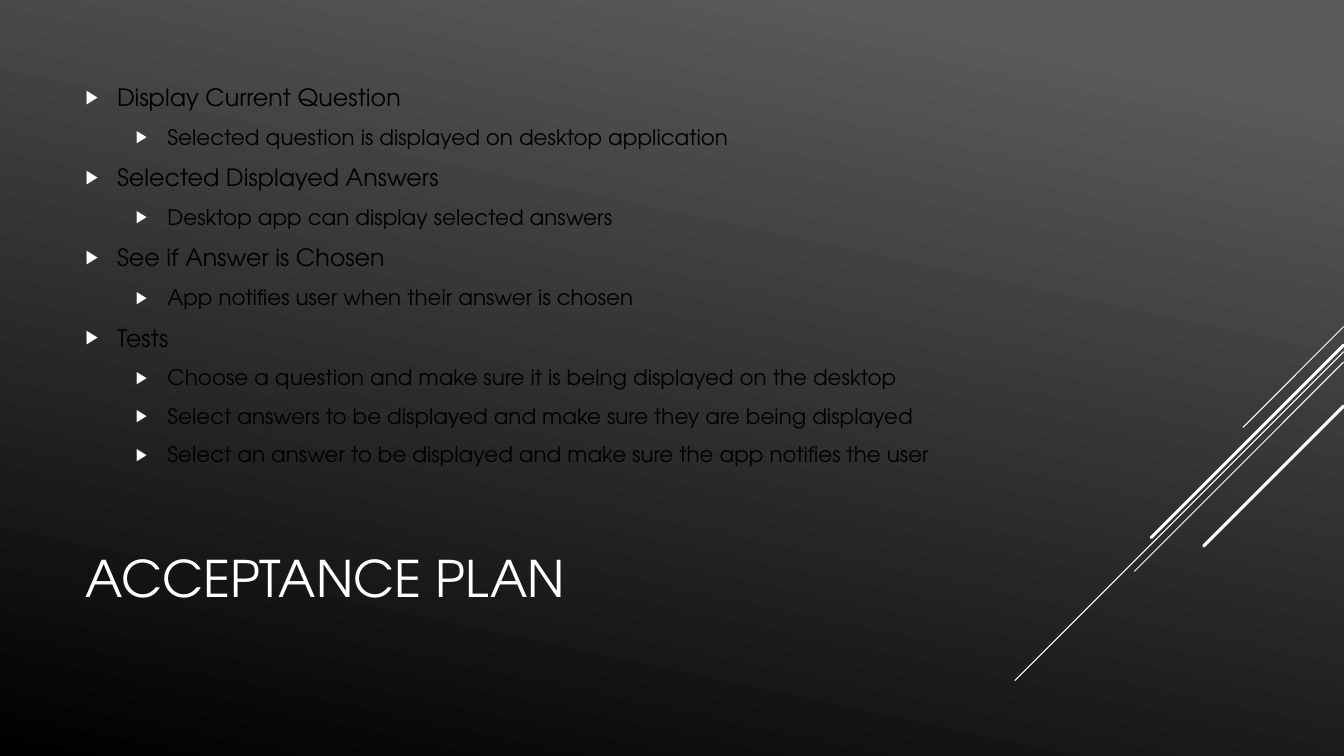
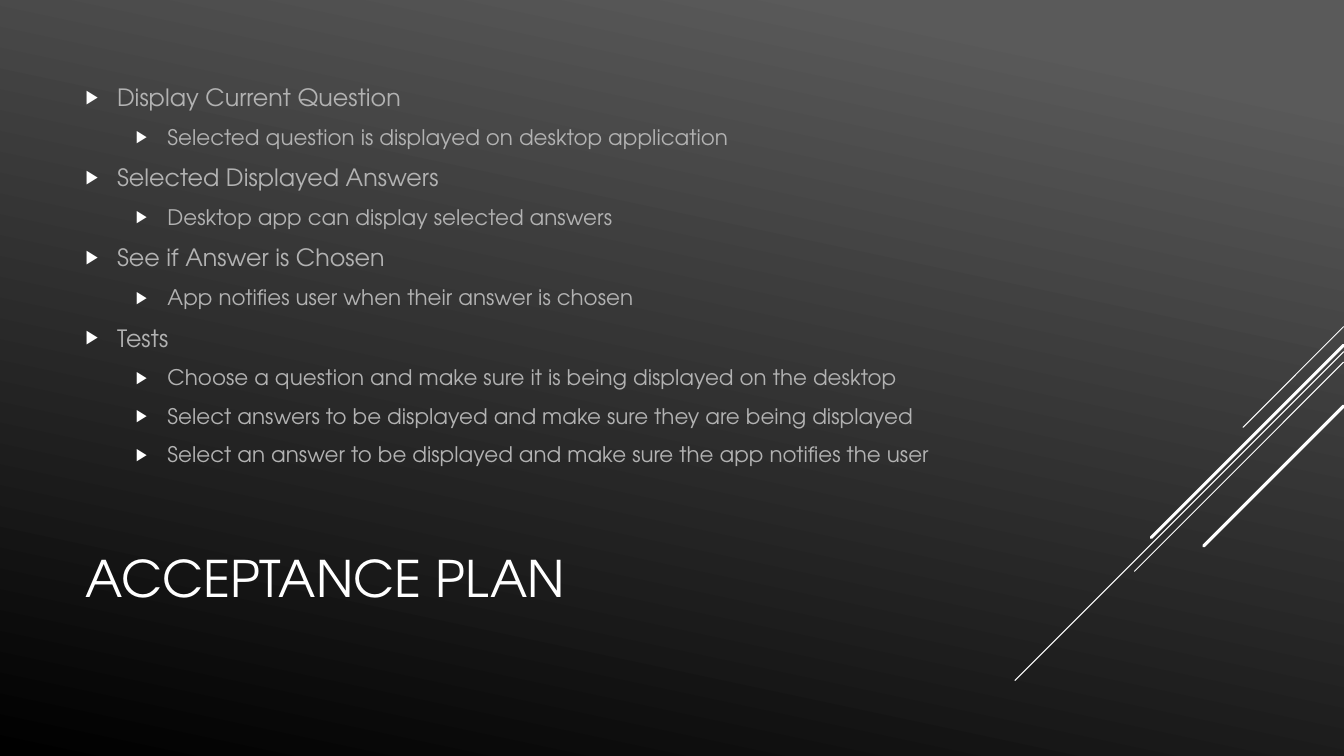
Before and after one commit to DucksDucksDucks/Game_Of_Phones_Design, a slide deck: slide 8 of Presentations/Sprint Two Elaboration.pptx (slide 7 before the commit). Drawn at 1344x756 pixels with LibreOffice and Linux fonts; fonts in the diff are those of the drawing. Boxes give left, top, right and bottom in pixels: in the first picture for what was removed or moved away, otherwise in the second. Text is boxed around its words. In the diff, an @@ line names an element or a change of style, - is before the commit and + after.

```diff
--- a/Presentations/Sprint Two Elaboration.pptx
+++ b/Presentations/Sprint Two Elaboration.pptx
@@ text "Display Current Question" at box(117, 88, 929, 466): text colour #000000 to #B2B2B2 @@
```
Also in this commit, not shown: 1 other slide changed, 3 slides added, 2 slides removed.
